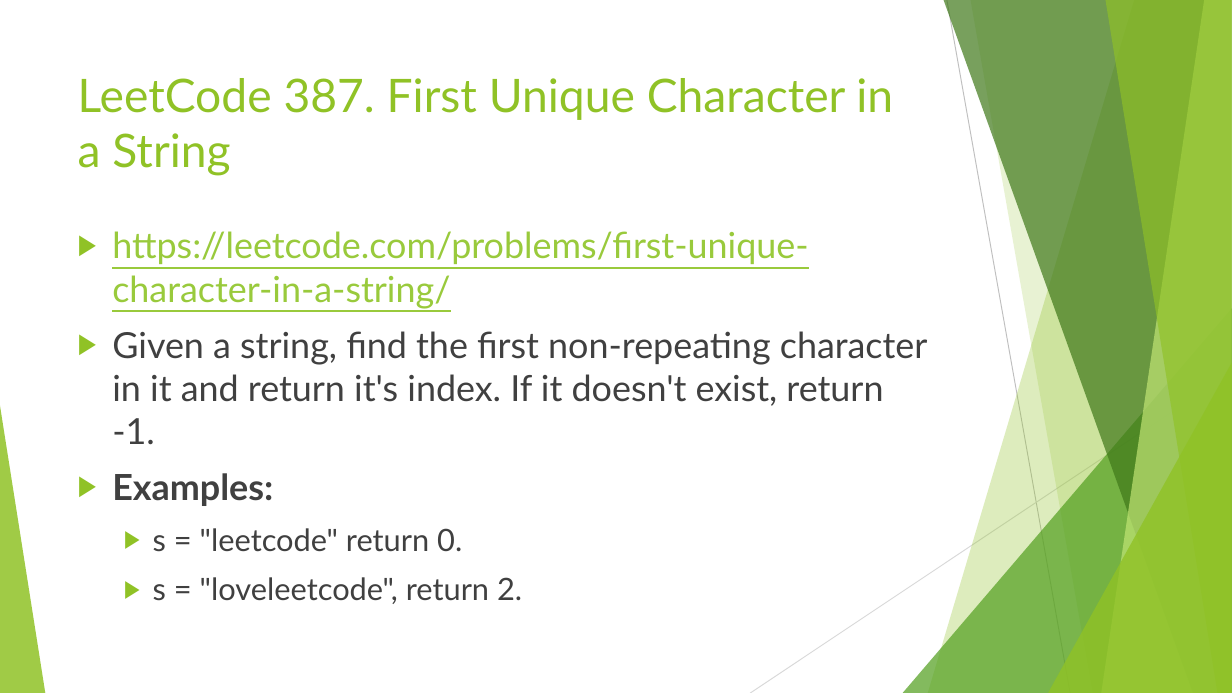
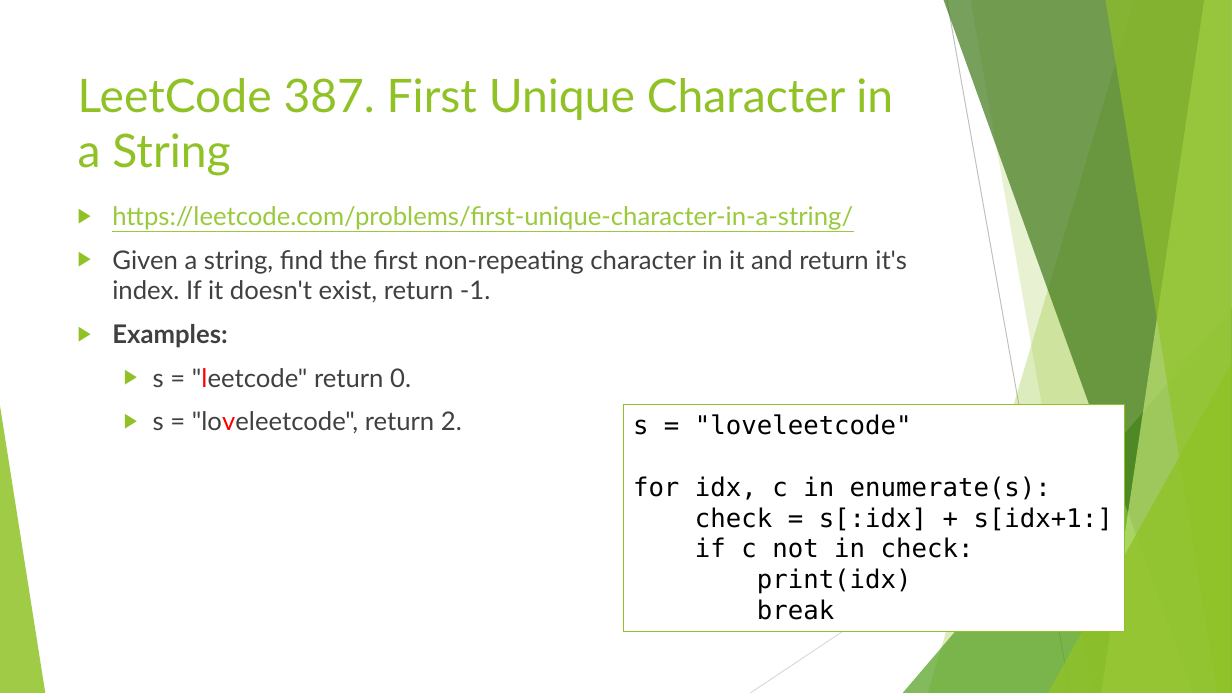
Before and after one commit to d823944/Python4Us, a slide deck: slide 5 of Slides/Python Basics_20190630.pptx. Drawn at 1232x693 pixels with LibreOffice and Linux fonts; fonts in the diff are those of the drawing. Boxes give left, top, right and bottom in pixels: in the first picture for what was removed or moved away, otherwise in the second. Text is boxed around its words. In the diff, an @@ line names an element or a change of style, - is before the commit and + after.

```diff
--- a/Slides/Python Basics_20190630.pptx
+++ b/Slides/Python Basics_20190630.pptx
@@ text "https://leetcode.com/problems/first-unique-character-in-a-st ...": place and size @@
-text "https://leetcode.com/problems/first-unique-character-in-a-st ..." at box(112, 231, 928, 604)
+text "https://leetcode.com/problems/first-unique-character-in-a-st ..." at box(112, 206, 907, 433)
@@ text "https://leetcode.com/problems/first-unique-character-in-a-st ..." at box(112, 206, 907, 433): size 28 to 20 pt in "https://leetcode.com/problems/first-unique-character-in-a-st ...", "Given a string, find the first non-repeating ...", "Examples:"; size 24 to 20 pt in "s = "leetcode" return 0.", "s = "loveleetcode", return 2."; text colour #404040 to #FF0000 in ""leetcode"", ""loveleetcode"," @@
@@ rectangle added at box(624, 405, 1125, 632), fill #FFFFFF, outline #90C226 0.75 pt, 20 pt, text #000000 @@
+s = "loveleetcode"
+for idx, c in enumerate(s):
+check = s[:idx] + s[idx+1:]
+if c not in check:
+print(idx)
+break
```
Also in this commit, not shown: 8 other slides changed, 1 slide added.
